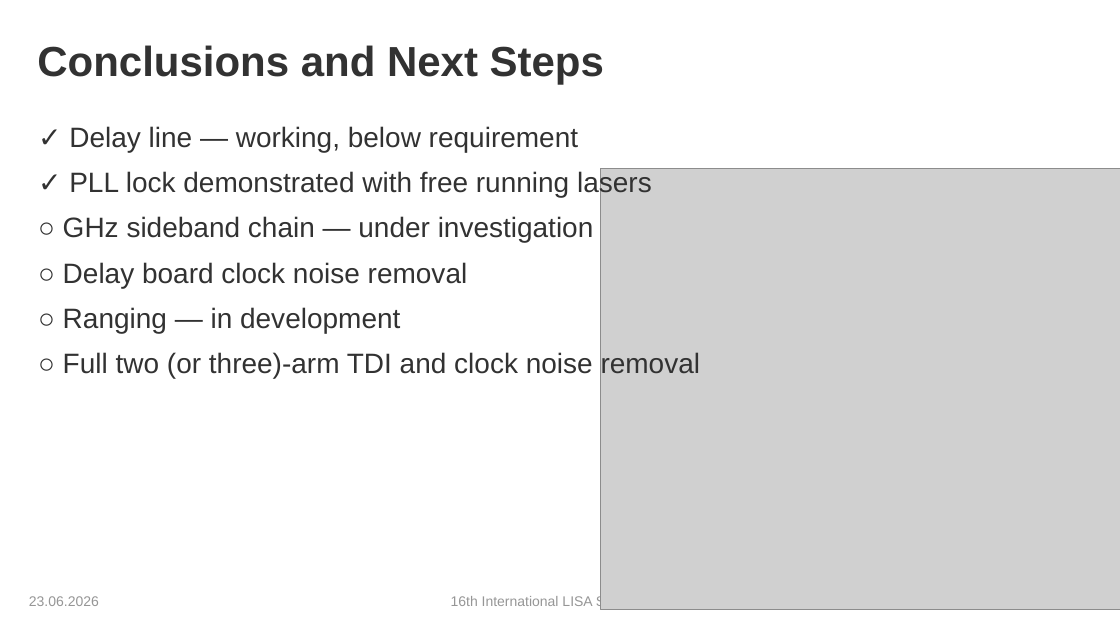
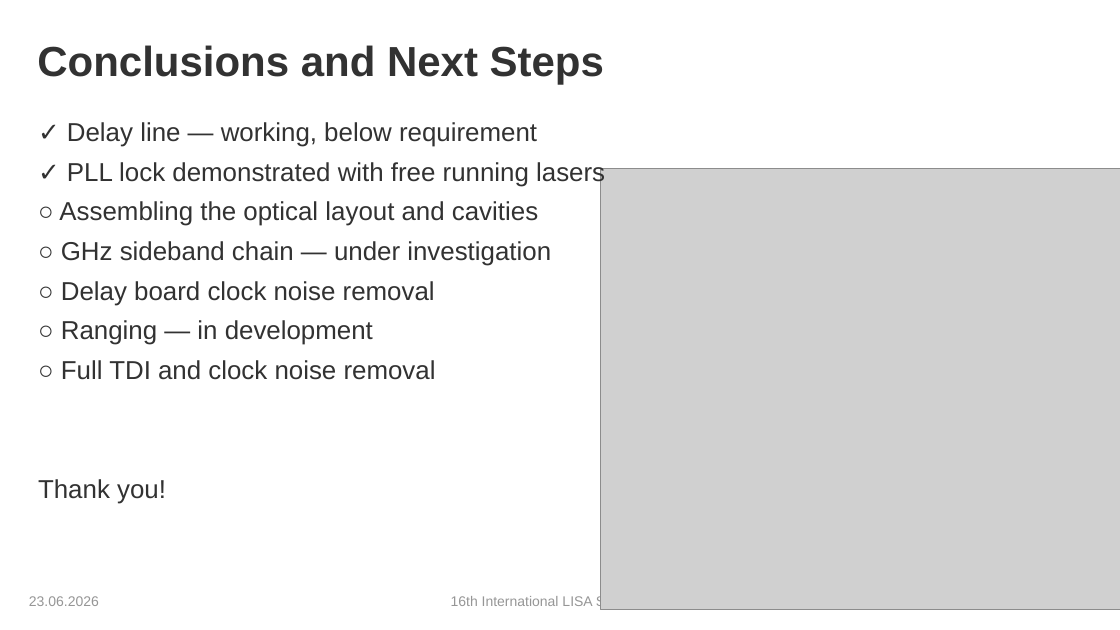
Before and after one commit to karinkruuse/Esitlused, a slide deck: slide 19 of Kruuse_Symposium_2026 - Copy.pptx (slide 17 before the commit). Drawn at 1120x630 pixels with LibreOffice and Linux fonts; fonts in the diff are those of the drawing; grey boxes stand for pictures; background and template pictures are left out. Boxes give left, top, right and bottom in pixels: in the first picture for what was removed or moved away, otherwise in the second. Text is boxed around its words. In the diff, an @@ line names an element or a change of style, - is before the commit and + after.

Commit message:
uga

```diff
--- a/Kruuse_Symposium_2026 - Copy.pptx
+++ b/Kruuse_Symposium_2026 - Copy.pptx
@@ text at bbox=[61, 122, 605, 345]: size 24 to 22.2 pt in "✓ Delay line — working, below requirement", "✓ PLL lock demonstrated with free running ...", "○ GHz sideband chain — under investigation", "○ Delay board clock noise removal" and 1 more places; line spacing 1 to 0.9 @@
@@ text at bbox=[59, 201, 538, 226]: paragraph added @@
+○ Assembling the optical layout and cavities
@@ text at bbox=[38, 360, 436, 504]: text changed; size 24 to 22.2 pt @@
-○ Full two (or three)-arm TDI and clock noise removal
+○ Full TDI and clock noise removal
+Thank you!
```
Also in this commit, not shown: 3 other slides changed, 2 slides added.
